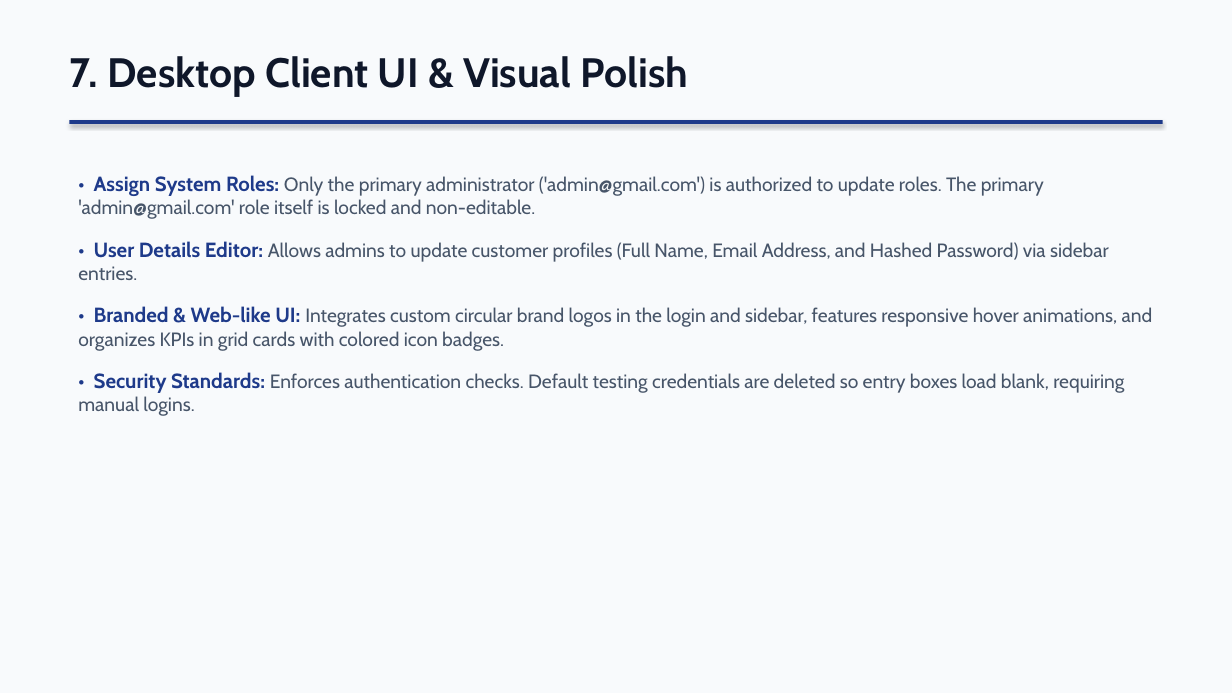
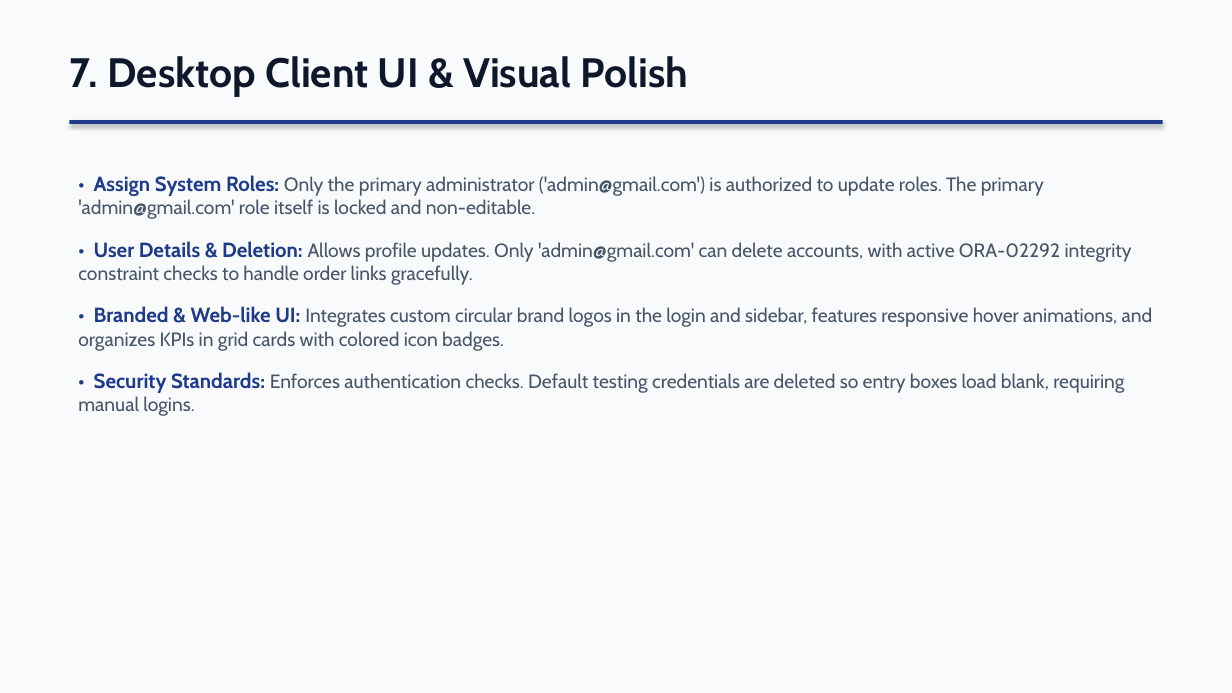
Before and after one commit to NouradiinMahad/CARFOON-shopping, a slide deck: slide 8 of Online_Shopping_Management_System_Presentation_Updated.pptx. Drawn at 1232x693 pixels with LibreOffice and Linux fonts; fonts in the diff are those of the drawing. Boxes give left, top, right and bottom in pixels: in the first picture for what was removed or moved away, otherwise in the second. Text is boxed around its words. In the diff, an @@ line names an element or a change of style, - is before the commit and + after.

Commit message:
Updated project reports and presentation slides to reflect delete user constraints

```diff
--- a/Online_Shopping_Management_System_Presentation_Updated.pptx
+++ b/Online_Shopping_Management_System_Presentation_Updated.pptx
@@ text at <box>78,241,1132,285</box>: text changed @@
-• User Details Editor: Allows admins to update customer profiles (Full Name, Email Address, and Hashed Password) via sidebar entries.
+• User Details & Deletion: Allows profile updates. Only 'admin@gmail.com' can delete accounts, with active ORA-02292 integrity constraint checks to handle order links gracefully.
```
Also in this commit, not shown: 2 other files.
